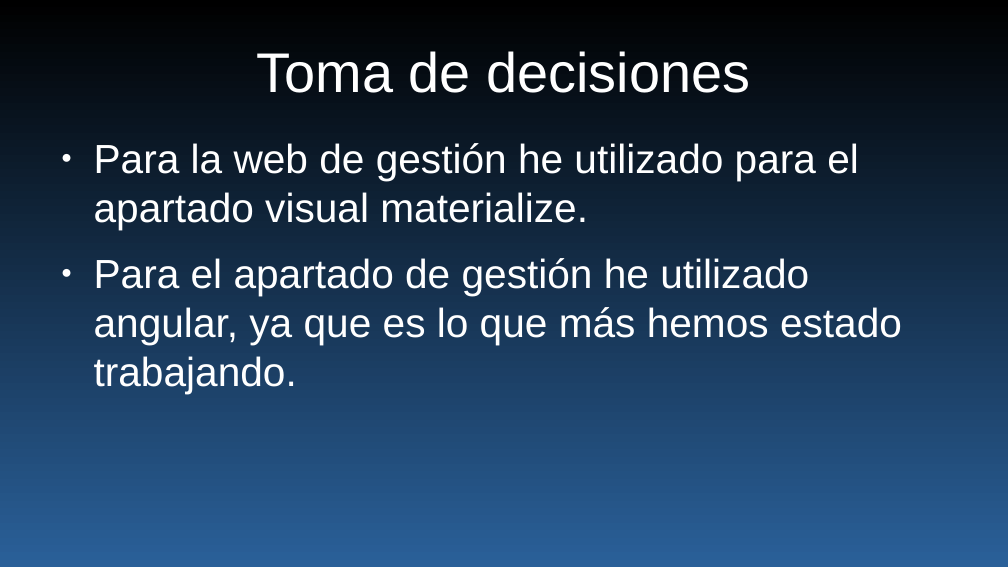
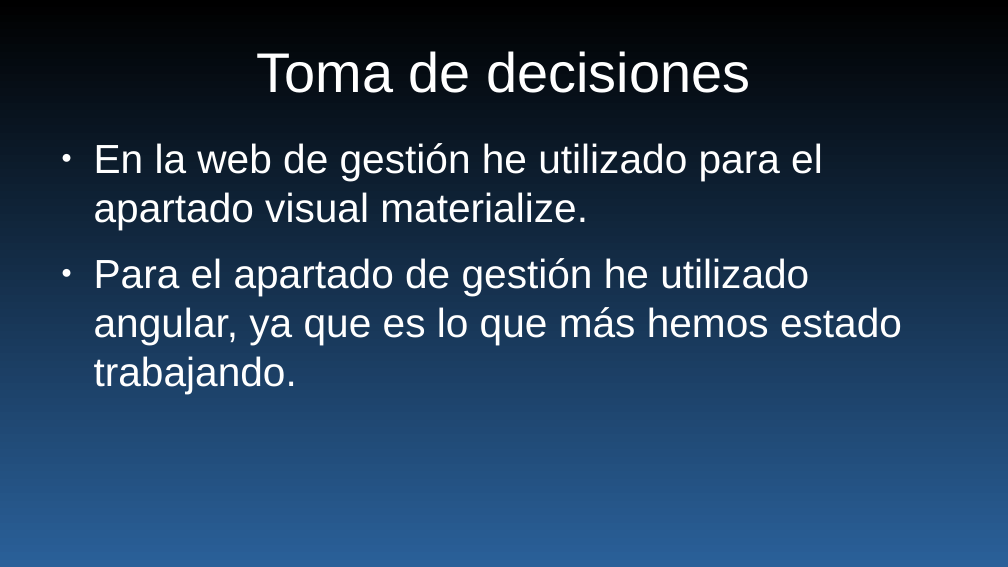
Before and after one commit to DavidAquos/TrabajoFinal, a slide deck: slide 7 of Presentación proyecto final.odp. Drawn at 1008x567 pixels with LibreOffice and Linux fonts; fonts in the diff are those of the drawing. Boxes give left, top, right and bottom in pixels: in the first picture for what was removed or moved away, otherwise in the second. Text is boxed around its words. In the diff, an @@ line names an element or a change of style, - is before the commit and + after.

```diff
--- a/Presentación proyecto final.odp
+++ b/Presentación proyecto final.odp
@@ text at bbox=[94, 143, 823, 229]: text changed @@
-● Para la web de gestión he utilizado para el apartado visual materialize.
+● En la web de gestión he utilizado para el apartado visual materialize.
```
Also in this commit, not shown: 2 other slides changed, 9 other files.
